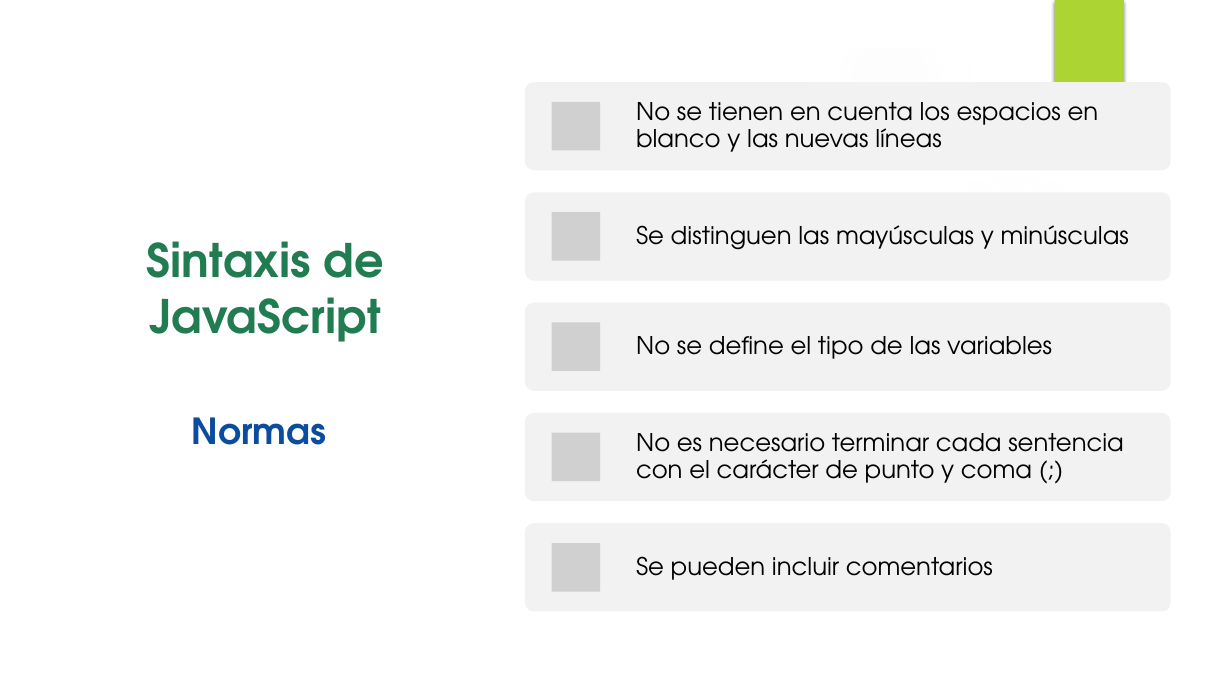
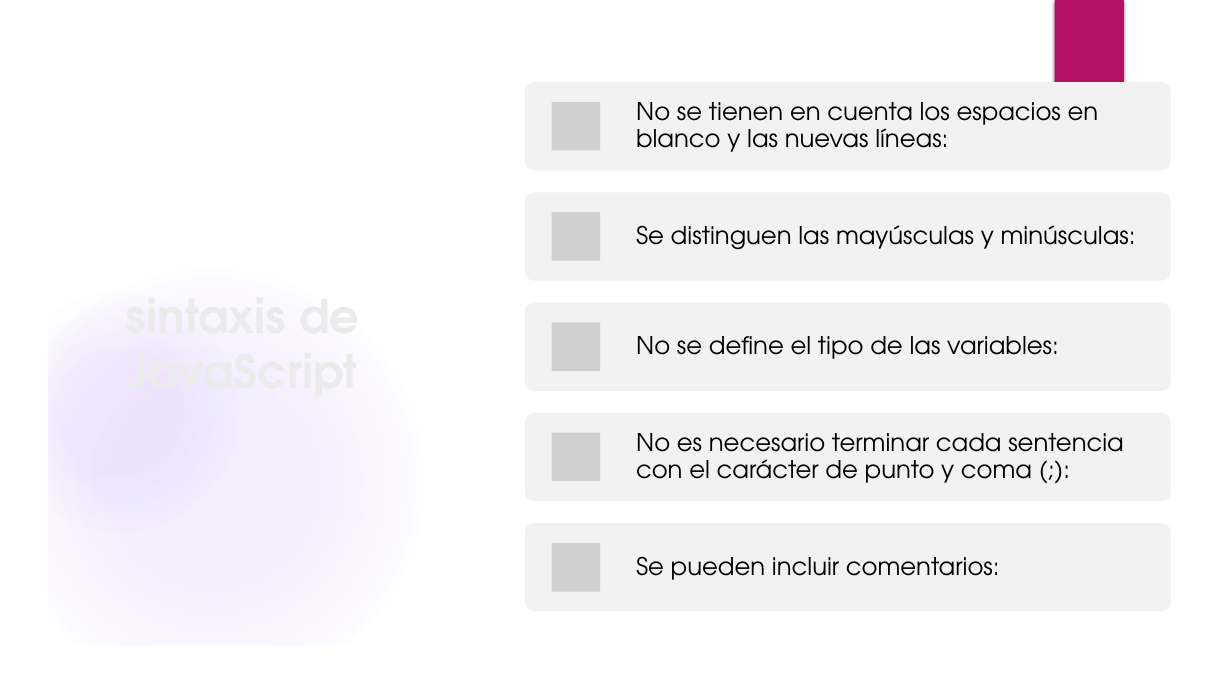
Before and after one commit to stealth14/Web-Transicion-Gradiente, a slide deck: slide 10 of diapositivas CSS.pptx (slide 4 before the commit). Drawn at 1232x693 pixels with LibreOffice and Linux fonts; fonts in the diff are those of the drawing; grey boxes stand for pictures; background and template pictures are left out. Boxes give left, top, right and bottom in pixels: in the first picture for what was removed or moved away, otherwise in the second. Text is boxed around its words. In the diff, an @@ line names an element or a change of style, - is before the commit and + after.

```diff
--- a/diapositivas CSS.pptx
+++ b/diapositivas CSS.pptx
@@ freeform shape removed at (x1=0, y1=0, x2=1232, y2=693) @@
@@ group added at (x1=0, y1=0, x2=1232, y2=693): 2 ellipses, 1 rectangle, 1 freeform shape @@
@@ fill gradient #F7F7F7 to gradient #9B6BF2 in 3 elements at (x1=0, y1=270, x2=423, y2=693), (x1=0, y1=293, x2=238, y2=531), (x1=809, y1=1, x2=970, y2=163) @@
@@ rectangle removed at (x1=1055, y1=0, x2=1124, y2=116) @@
@@ rectangle added at (x1=1055, y1=0, x2=1124, y2=116), fill #B31166 @@
@@ text at (x1=636, y1=102, x2=1099, y2=152): text changed @@
-No se tienen en cuenta los espacios en blanco y las nuevas líneas
+No se tienen en cuenta los espacios en blanco y las nuevas líneas:
@@ ellipse removed at (x1=870, y1=169, x2=1154, y2=454) @@
@@ text at (x1=636, y1=225, x2=1136, y2=250): text changed @@
-Se distinguen las mayúsculas y minúsculas
+Se distinguen las mayúsculas y minúsculas:
@@ title at (x1=147, y1=241, x2=384, y2=445): text changed; text colour #217C51 to #EBEBEB @@
-Sintaxis de JavaScript
-Normas
+sintaxis de JavaScript
@@ text at (x1=636, y1=336, x2=1059, y2=359): text changed @@
-No se define el tipo de las variables
+No se define el tipo de las variables:
@@ text at (x1=636, y1=433, x2=1124, y2=483): text changed @@
-No es necesario terminar cada sentencia con el carácter de punto y coma (;)
+No es necesario terminar cada sentencia con el carácter de punto y coma (;):
@@ text at (x1=636, y1=556, x2=1000, y2=580): text changed @@
-Se pueden incluir comentarios
+Se pueden incluir comentarios:
```
Also in this commit, not shown: 4 other slides changed, 6 slides added, 1 slide removed.
